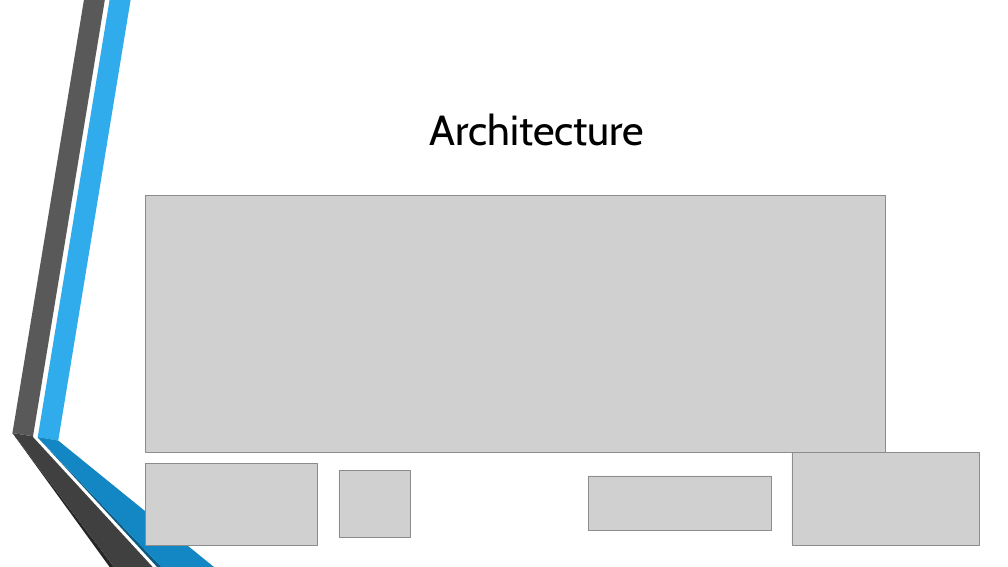
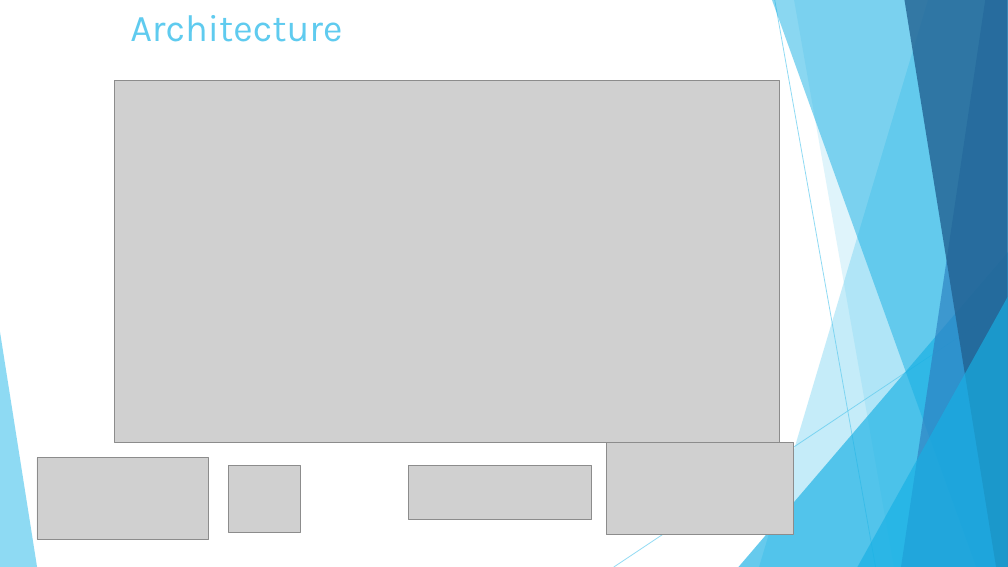
Before and after one commit to BonnWestCoast/Semantify.io-docs, a slide deck: slide 2 of 3architecture/Architecture.pptx. Drawn at 1008x567 pixels with LibreOffice and Linux fonts; fonts in the diff are those of the drawing; grey boxes stand for pictures; background and template pictures are left out. Boxes give left, top, right and bottom in pixels: in the first picture for what was removed or moved away, otherwise in the second. Text is boxed around its words. In the diff, an @@ line names an element or a change of style, - is before the commit and + after.

Commit message:
Fixed architecture

```diff
--- a/3architecture/Architecture.pptx
+++ b/3architecture/Architecture.pptx
@@ title "Architecture": place and size @@
-title "Architecture" at bbox=[430, 113, 645, 146]
+title "Architecture" at bbox=[130, 15, 342, 42]
@@ title "Architecture" at bbox=[130, 15, 342, 42]: size 40 to 36 pt, font Cabin to Karla, text colour #000000 to #5FCBEF; alignment centre to left; vertical alignment middle to top @@
@@ picture: place and size @@
-picture at bbox=[146, 195, 886, 452]
+picture at bbox=[114, 80, 780, 442]
@@ group added at bbox=[0, 0, 1008, 567]: 5 freeform shapes, 3 triangles, 2 lines @@
@@ group removed at bbox=[12, 0, 214, 567]: 6 freeform shapes @@
@@ picture: place and size @@
-picture at bbox=[792, 453, 980, 545]
+picture at bbox=[606, 442, 794, 535]
@@ picture: place and size @@
-picture at bbox=[146, 464, 318, 545]
+picture at bbox=[37, 458, 209, 540]
@@ picture: place and size @@
-picture at bbox=[339, 471, 411, 538]
+picture at bbox=[229, 465, 301, 532]
@@ picture: place and size @@
-picture at bbox=[589, 476, 772, 530]
+picture at bbox=[409, 465, 592, 520]
```
Also in this commit, not shown: 1 other slide changed, 3 other files.
